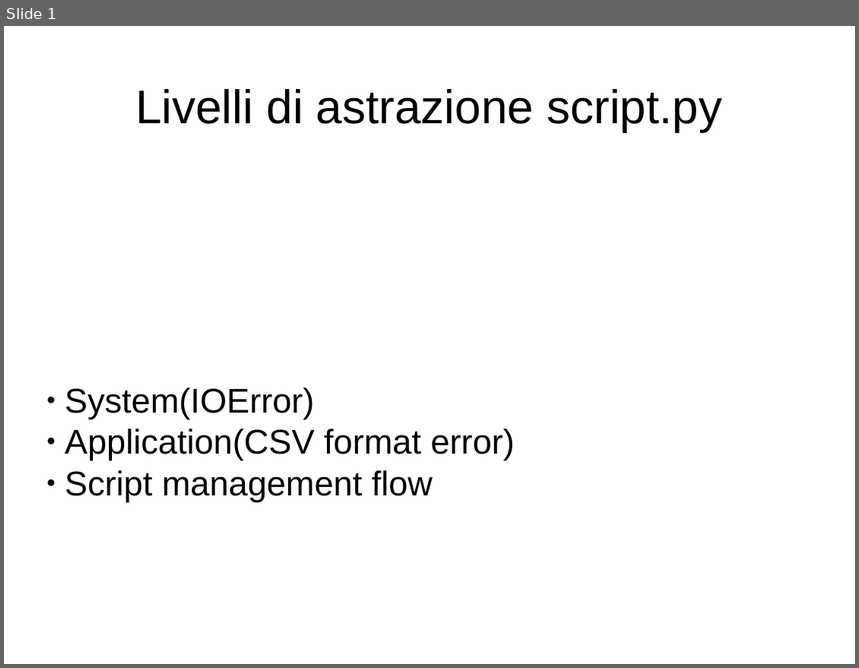
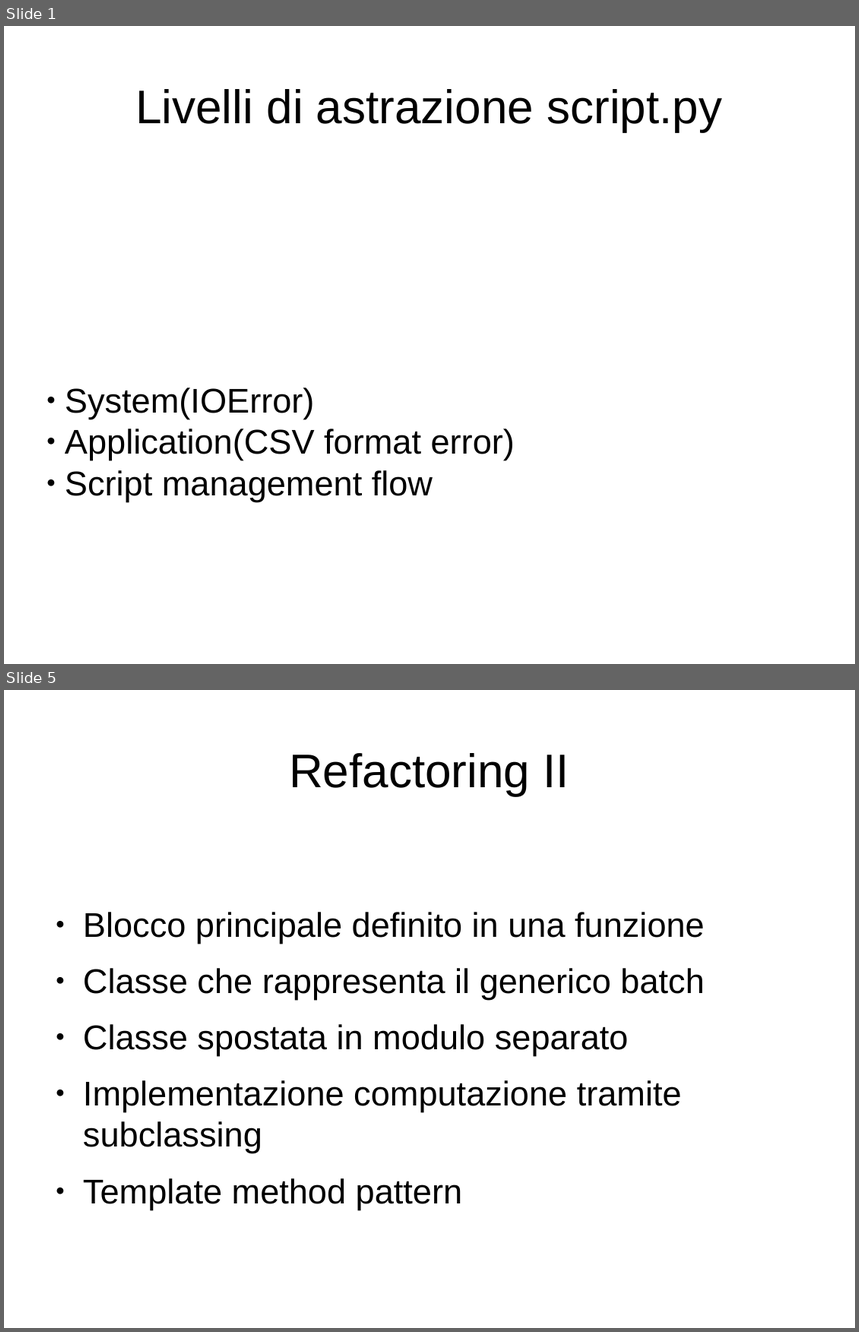
Before and after one commit to nicolacammillini/spacedys-batch, a slide deck: docs/slides-batch.odp. Shown one above the other, each under a label of ours: slide 1 before the commit, slides 1 and 5 after it; the slides between them are not shown. The pictures are 859x668 and 859x1332 pixels, drawn with LibreOffice and Linux fonts; fonts in the diff are those of the drawing. Boxes give left, top, right and bottom in pixels: in the first picture for what was removed or moved away, otherwise in the second. Text is boxed around its words. In the diff, an @@ line names an element or a change of style, - is before the commit and + after.

```diff
--- a/docs/slides-batch.odp
+++ b/docs/slides-batch.odp
@@ slide 5 added at [4, 690, 855, 1328], background #FFFFFF @@
@@ title added at [289, 753, 569, 796], 44 pt, text #000000 @@
+Refactoring II
@@ text added at [83, 912, 705, 1210], 32 pt, text #000000 @@
+● Blocco principale definito in una funzione
+● Classe che rappresenta il generico batch
+● Classe spostata in modulo separato
+● Implementazione computazione tramite subclassing
+● Template method pattern
```
Also in this commit, not shown: 2 slides changed, 8 other slides added.
